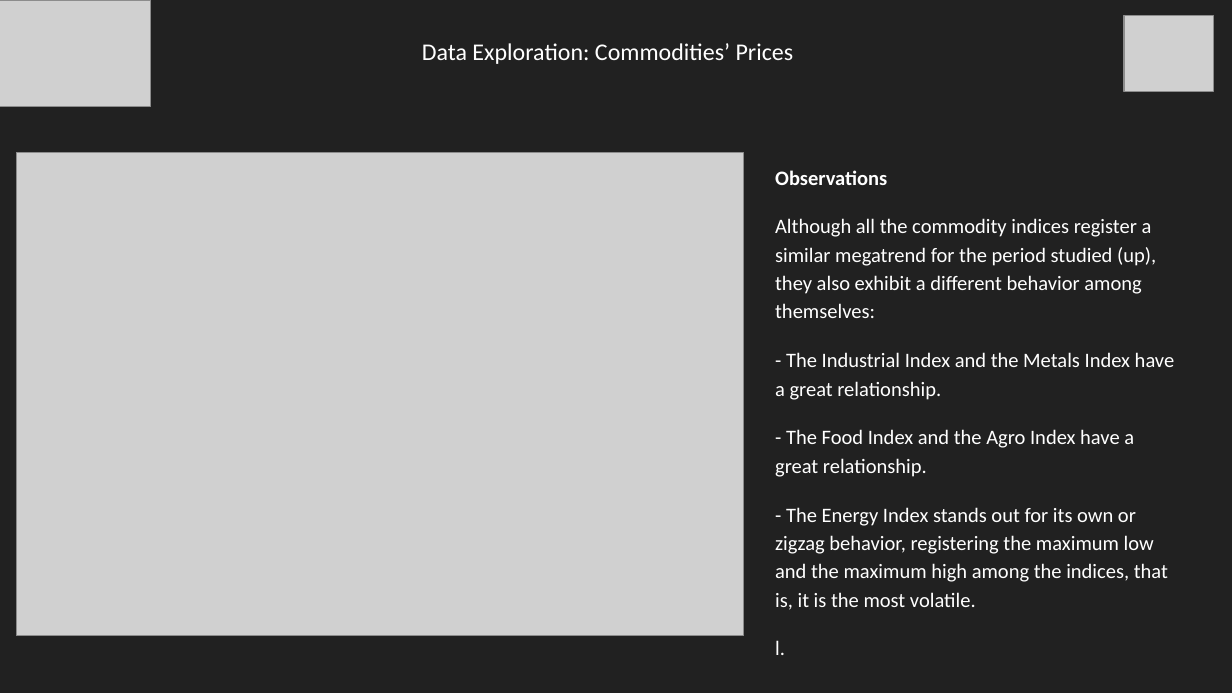
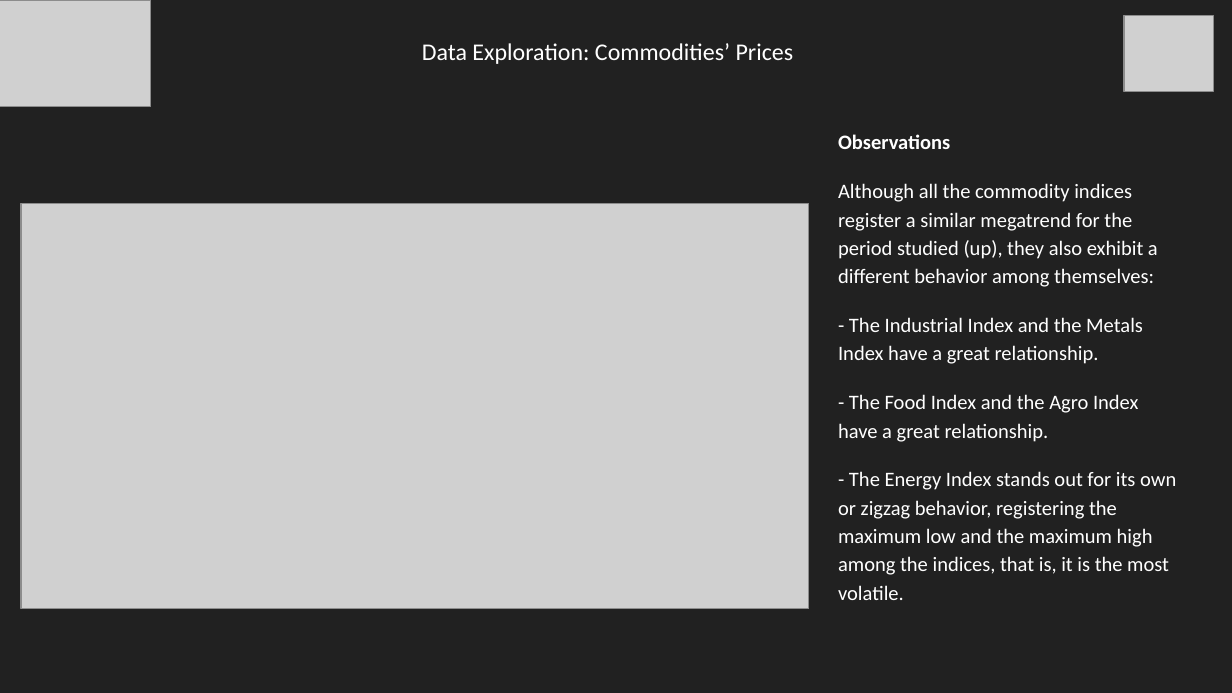
Before and after one commit to RufinoMartin/Coderhouse2021, a slide deck: slide 9 of Executive Presentation.pptx. Drawn at 1232x693 pixels with LibreOffice and Linux fonts; fonts in the diff are those of the drawing; grey boxes stand for pictures. Boxes give left, top, right and bottom in pixels: in the first picture for what was removed or moved away, otherwise in the second. Text is boxed around its words. In the diff, an @@ line names an element or a change of style, - is before the commit and + after.

```diff
--- a/Executive Presentation.pptx
+++ b/Executive Presentation.pptx
@@ subtitle "Observations": place and size @@
-subtitle "Observations" at <box>775,170,1175,655</box>
+subtitle "Observations" at <box>838,134,1176,600</box>
@@ picture: place and size @@
-picture at <box>16,153,743,636</box>
+picture at <box>21,203,808,609</box>
@@ subtitle at <box>775,640,785,655</box>: paragraph removed @@
-l.
```
Also in this commit, not shown: 11 other slides changed.
